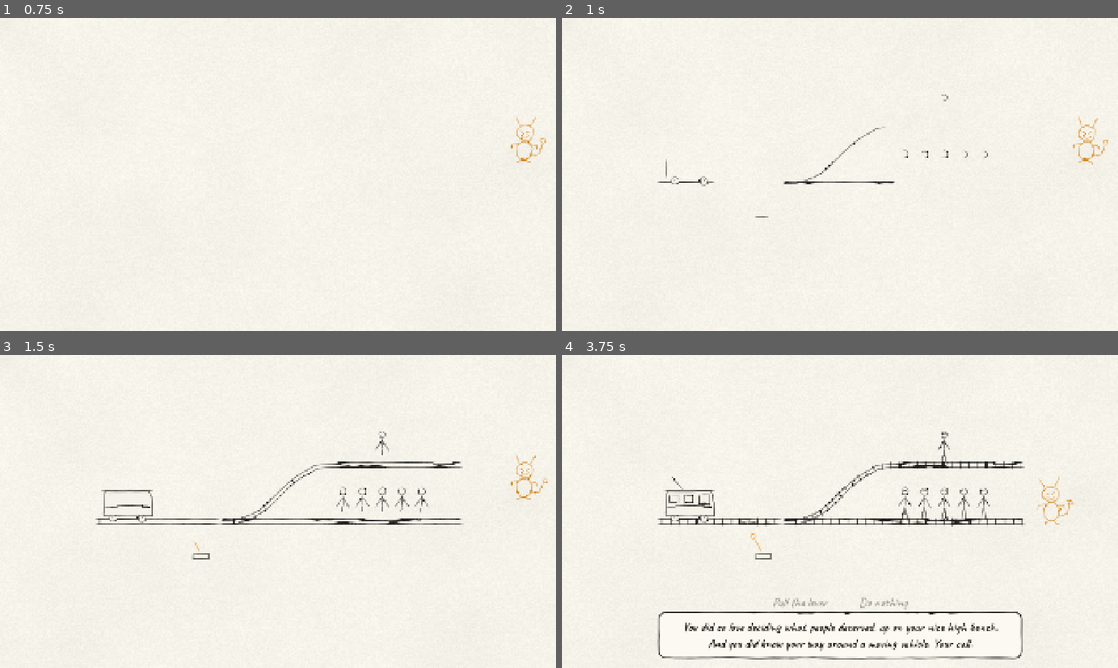
Above: before the commit, frames 1-4 (two rows, left to right).
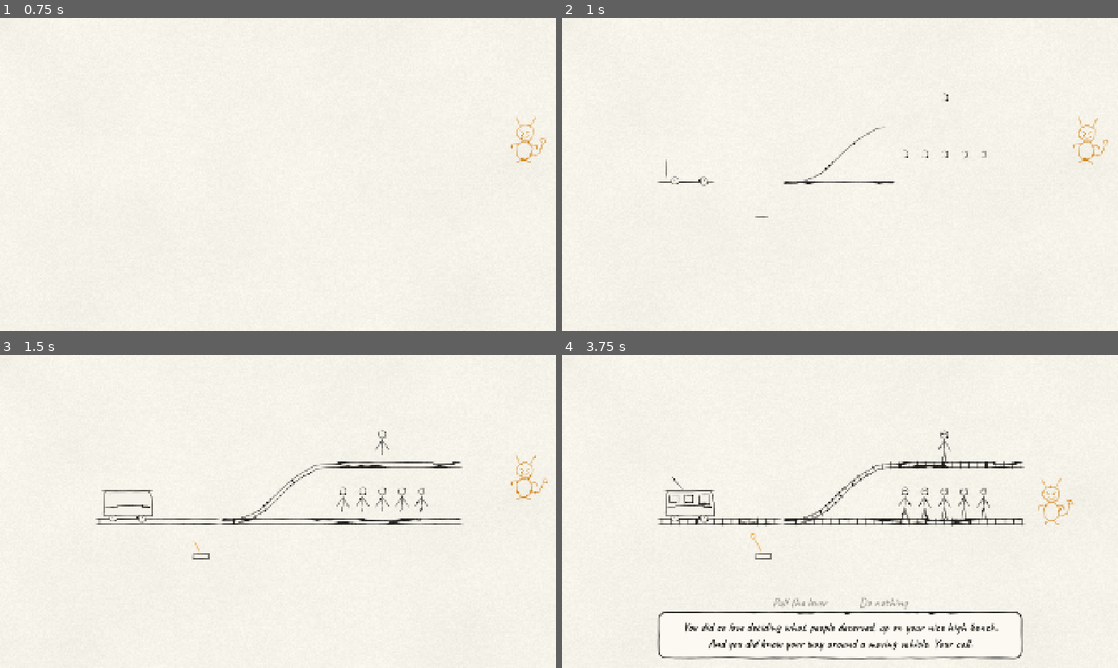
Above: after the commit, the same moments.

Repository: GoktugSugar/your_call
Game: Godot game, scene res://game/main.tscn
Same seed, same stepped clock (60 frames per second), same inputs: the game is played once before the commit and once after it. Sound files missing from this copy of the repository are replaced by a short silence.
Inputs (mouse positions are in pixels of both pictures, inside the frame that each line leads up to):
- Up to frame 1 (0.75 s): tap Enter at 0.5 s; move the mouse to (400, 158) at 0.52 s; press the mouse at (400, 158) at 0.53 s
- Up to frame 2 (1 s): no input
- Up to frame 3 (1.5 s): release the mouse at (400, 495) at 1.25 s; drag from (166, 527) to (250, 574) at 1.27 s
- Up to frame 4 (3.75 s): move the mouse to (895, 442) at 2.02 s; tap Alt at 2.1 s; click (895, 442) at 2.17 s; drag from (812, 574) to (673, 464) at 2.77 s; move the mouse to (1006, 558) at 3.52 s; press the mouse at (1006, 558) at 3.53 s

Frame 1 is identical in both runs. In frame 2, less than 0.1% of the frame differs, in the area x 64-77%, y 24-45%; in frame 3, 0.1%; in frame 4, 0.3%, in the area x 64-91%, y 24-54%.

Commit message:
Speed the imp's voice up and loop the placeholder music
The dialogue box plays the voice at voice_speed 1.15 with a pitch shift on the Voice bus to keep his pitch, since eleven_v3 ignores ElevenLabs' speed setting. A Music autoload loops one quiet track under everything and dips it while someone talks. The placeholder track itself stays out of git because its licence is unknown.

Co-Authored-By: Claude Opus 5.5 <noreply@anthropic.com>

Diff:
--- a/default_bus_layout.tres
+++ b/default_bus_layout.tres
@@ -1,4 +1,6 @@
 [gd_resource type="AudioBusLayout" format=3]
+
+[sub_resource type="AudioEffectPitchShift" id="AudioEffectPitchShift_j3pel"]
 
 [resource]
 bus/1/name = &"Music"
@@ -19,3 +21,5 @@
 bus/3/bypass_fx = false
 bus/3/volume_db = 0.0
 bus/3/send = &"Master"
+bus/3/effect/0/effect = SubResource("AudioEffectPitchShift_j3pel")
+bus/3/effect/0/enabled = true
--- /dev/null
+++ b/game/audio/music.gd
@@ -0,0 +1,63 @@
+extends Node
+## The background music (autoload [code]Music[/code]): one quiet track looping under everything,
+## carried unbroken from scene to scene. It fades in when it starts, and dips while someone talks so
+## the voice stays clear. A missing track is simply silence.
+
+## The track to loop. Kept as a path, so a missing file means silence rather than an error.
+@export_file("*.mp3", "*.ogg", "*.wav") var track_path := "res://assets/audio/music/bgm_placeholder.mp3"
+## How loud the track plays, in decibels, before the Music bus and the player's settings.
+@export_range(-60.0, 6.0, 0.5) var volume_db := -14.0
+## Seconds the track takes to fade in when it starts.
+@export_range(0.0, 10.0, 0.1) var fade_in := 2.5
+## How much quieter the track goes while someone talks, in decibels.
+@export_range(0.0, 30.0, 0.5) var duck_db := 6.0
+## Seconds the track takes to dip or come back up.
+@export_range(0.0, 3.0, 0.05) var duck_fade := 0.5
+
+## Silence, in decibels.
+const _SILENT_DB := -60.0
+
+var _player := AudioStreamPlayer.new()
+var _ducked := false
+var _level: Tween
+
+
+func _ready() -> void:
+	process_mode = Node.PROCESS_MODE_ALWAYS
+	_player.bus = &"Music"
+	add_child(_player)
+	play_track(track_path)
+
+
+## Starts looping the track at [param path], fading it in. Does nothing if there is no such track.
+func play_track(path: String) -> void:
+	if not ResourceLoader.exists(path):
+		return
+	var stream := load(path) as AudioStream
+	if stream == null:
+		return
+	if "loop" in stream:
+		stream.set(&"loop", true)
+	_player.stream = stream
+	_player.volume_db = _SILENT_DB
+	_player.play()
+	_fade_to(_target_db(), fade_in)
+
+
+## Dips the track while someone talks, and brings it back up when they stop.
+func duck(talking: bool) -> void:
+	if talking == _ducked:
+		return
+	_ducked = talking
+	_fade_to(_target_db(), duck_fade)
+
+
+func _target_db() -> float:
+	return volume_db - (duck_db if _ducked else 0.0)
+
+
+func _fade_to(level: float, seconds: float) -> void:
+	if _level != null and _level.is_valid():
+		_level.kill()
+	_level = create_tween()
+	_level.tween_property(_player, ^"volume_db", level, seconds).set_trans(Tween.TRANS_SINE)
--- /dev/null
+++ b/game/audio/music.tscn
@@ -0,0 +1,6 @@
+[gd_scene load_steps=2 format=3]
+
+[ext_resource type="Script" path="res://game/audio/music.gd" id="1_music"]
+
+[node name="Music" type="Node"]
+script = ExtResource("1_music")
--- a/game/main.gd
+++ b/game/main.gd
@@ -35,6 +35,7 @@
 		return
 	dialogue.page_shown.connect(_on_page_shown)
 	dialogue.talking_changed.connect(imp.set_talking)
+	dialogue.talking_changed.connect(Music.duck)
 	await imp.appear(Imp.Wing.RIGHT)
 	while is_inside_tree():
 		await question_player.play(beat, profile)
--- a/project.godot
+++ b/project.godot
@@ -19,6 +19,7 @@
 [autoload]
 
 Ink="*res://ink/ink.gd"
+Music="*res://game/audio/music.tscn"
 
 [display]
 
--- a/ui/dialogue/dialogue_box.gd
+++ b/ui/dialogue/dialogue_box.gd
@@ -47,6 +47,15 @@
 @export_range(0.0, 20.0, 0.1) var ink_edge := 3.0
 
 @export_group("Voice")
+## How fast the voice plays: 1 is as recorded. The Voice bus shifts the pitch back, so a faster voice
+## sounds like the same speaker talking faster rather than a higher one.
+@export_range(0.5, 2.0, 0.01) var voice_speed := 1.15:
+	set(value):
+		voice_speed = value
+		if is_node_ready():
+			_apply_voice_speed()
+## The bus the voice plays on. Its first effect must be the pitch shift that keeps the speaker's pitch.
+@export var voice_bus := &"Voice"
 ## Seconds the voice takes to fade out when the player moves on while it is still playing.
 @export_range(0.0, 1.0, 0.01) var voice_fade := 0.12
 ## Seconds of sound kept after a page's last character, so the take is not clipped. It never runs
@@ -91,6 +100,7 @@
 	var second := voice_player.duplicate() as AudioStreamPlayer
 	add_child(second)
 	_players = [voice_player, second]
+	_apply_voice_speed()
 	modulate.a = 0.0
 	set_process(false)
 
@@ -98,8 +108,9 @@
 func _process(delta: float) -> void:
 	var voice := _voice()
 	if _voiced and voice.playing:
-		_elapsed = voice.get_playback_position() + AudioServer.get_time_since_last_mix() \
-				- AudioServer.get_output_latency() - _voice_start
+		# The playback position is in the take's own time; the mixer's lag is in real time.
+		var lag := AudioServer.get_time_since_last_mix() - AudioServer.get_output_latency()
+		_elapsed = voice.get_playback_position() + lag * voice.pitch_scale - _voice_start
 		if _voice_start + _elapsed >= _voice_end:
 			voice.stop()
 	else:
@@ -240,6 +251,19 @@
 	_update_talking()
 
 
+## Plays the voice at [member voice_speed], with the bus shifting its pitch back down.
+func _apply_voice_speed() -> void:
+	for player in _players:
+		player.pitch_scale = voice_speed
+	var bus := AudioServer.get_bus_index(voice_bus)
+	if bus < 0 or AudioServer.get_bus_effect_count(bus) == 0:
+		return
+	var shift := AudioServer.get_bus_effect(bus, 0) as AudioEffectPitchShift
+	if shift != null:
+		shift.pitch_scale = 1.0 / voice_speed
+		AudioServer.set_bus_effect_enabled(bus, 0, not is_equal_approx(voice_speed, 1.0))
+
+
 func _voice() -> AudioStreamPlayer:
 	return _players[_current]
 
Not shown, added: game/audio/music.gd.uid
Not shown, changed: .gitignore
Not shown, changed: docs/ARCHITECTURE.md
Not shown, changed: docs/DECISIONS.md
Not shown, changed: docs/OPEN_QUESTIONS.md
